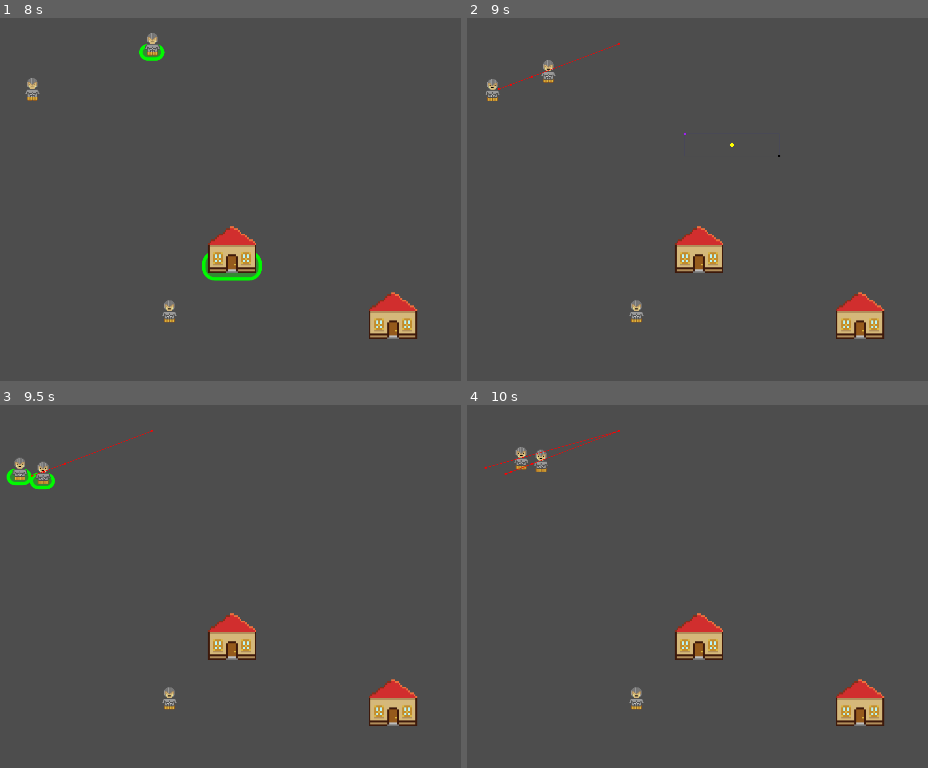
Above: before the commit, frames 1-4 (two rows, left to right).
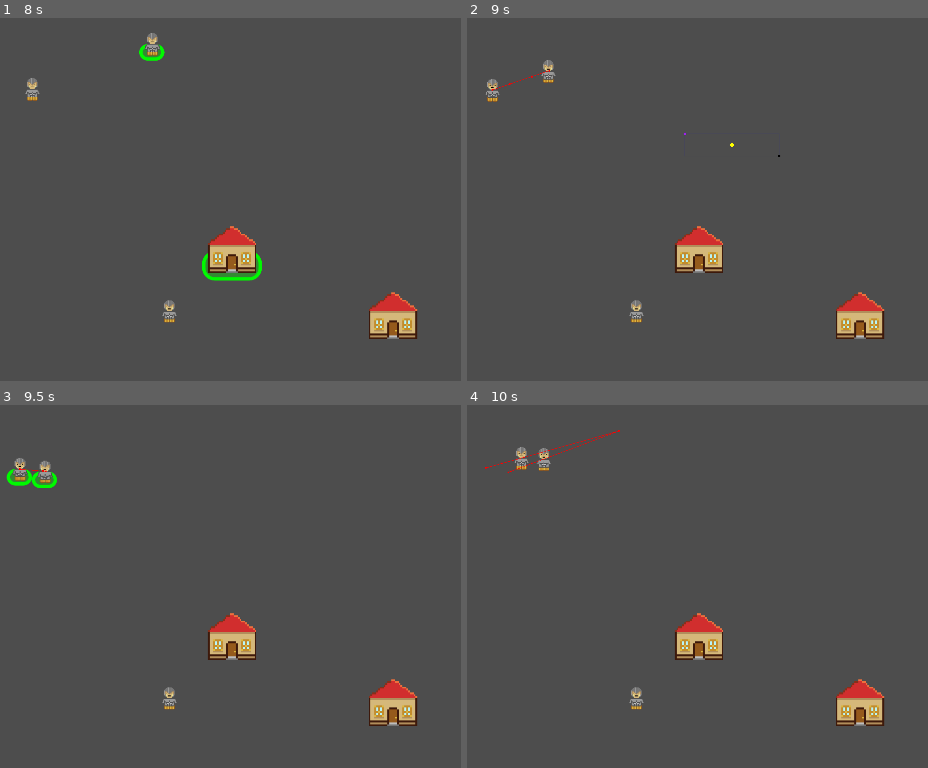
Above: after the commit, the same moments.

Repository: stranker/cardgame
Game: Godot game, scene res://Scenes/test_scene.tscn
Same seed, same stepped clock (60 frames per second), same inputs: the game is played once before the commit and once after it.
Inputs (mouse positions are in pixels of both pictures, inside the frame that each line leads up to):
- Up to frame 1 (8 s): tap Enter at 0.5, 4.25, 5.75 s; drag from (152, 312) to (391, 312) at 0.52 s; drag from (391, 312) to (170, 312) at 1.27 s; move the mouse to (170, 312) at 2.02 s; hold Right mouse button (right_click) 2.03-2.75 s; click (170, 312) at 2.17 s; tap Space at 2.75, 5, 7.25 s; drag from (271, 304) to (32, 86) at 2.77 s; drag from (32, 90) to (170, 312) at 3.52 s; drag from (313, 308) to (152, 43) at 4.27 s; move the mouse to (152, 43) at 5.02 s; hold Right mouse button (right_click) 5.03-5.75 s; click (152, 43) at 5.17 s; drag from (271, 304) to (152, 43) at 5.77 s; move the mouse to (230, 246) at 6.52 s; hold Right mouse button (right_click) 6.53-7.25 s; click (230, 246) at 6.67 s; drag from (230, 246) to (152, 43) at 7.27 s
- Up to frame 2 (9 s): move the mouse to (499, 86) at 8.02 s; hold Right mouse button (right_click) 8.03-8.75 s; click (499, 86) at 8.1 s; drag from (780, 155) to (494, 90) at 8.77 s
- Up to frame 3 (9.5 s): no input
- Up to frame 4 (10 s): move the mouse to (619, 430) at 9.52 s; hold Right mouse button (right_click) from 9.53 s (still down); click (619, 430) at 9.67 s

Frame 1 is identical in both runs. In frame 2, 0.1% of the frame differs, in the area x 4-34%, y 6-24%; in frame 3, 0.4%, in the area x 1-34%, y 6-24%; in frame 4, 0.3%.

Commit message:
Rework selection manager and unit navigation

Diff:
--- a/CardGame/Managers/selection_manager.gd
+++ b/CardGame/Managers/selection_manager.gd
@@ -58,9 +58,9 @@
 
 func _unhandled_input(event : InputEvent):
 	if interaction_state == InteractionState.CARD: return
-	if event.is_action_pressed("right_click"):
-		if event.is_pressed():
-			_process_selected_objects(event)
+	#if event.is_action_pressed("right_click"):
+		#if event.is_pressed():
+			#_process_selected_objects(event)
 	if event.is_action("left_click"):
 		if event.is_pressed():
 			_unselect_all()
@@ -173,3 +173,7 @@
 		if object.has_method("do_action"):
 			object.do_action(data, false)
 	pass
+
+func on_map_event(event : InputEventMouse):
+	_process_selected_objects(event)
+	pass
--- a/CardGame/Objects/Buildings/building.gd
+++ b/CardGame/Objects/Buildings/building.gd
@@ -2,5 +2,7 @@
 
 extends StaticBody2D
 
+@export var is_enemy : bool = false
+
 func do_action(data : SelectionManager.PointData, multiple_selection : bool):
 	pass
--- a/CardGame/Objects/Components/navigation_component.gd
+++ b/CardGame/Objects/Components/navigation_component.gd
@@ -6,6 +6,7 @@
 @onready var timer : Timer = $Timer
 @export var min_distance_to_stop : float = 200.0
 var speed : float = 0
+var target : Node2D
 
 signal velocity_computed(vel)
 
@@ -14,15 +15,30 @@
 	navigation_agent.max_speed = speed
 	pass
 
-func move_to_target(pos : Vector2):
+func target_object(obj : Node2D):
+	print_debug("target_object")
+	target = obj
+	timer.stop()
+	move_to_position(obj.global_position)
+	pass
+
+func force_move_to_position(pos : Vector2):
+	print_debug("force_move_to_position")
+	target = null
+	move_to_position(pos)
+	pass
+
+func move_to_position(pos : Vector2):
 	navigation_agent.target_position = pos
 	timer.stop()
-	#set_physics_process(true)
+	set_physics_process(true)
 	pass
 
 func _physics_process(delta):
 	if navigation_agent.is_navigation_finished():
 		return
+	if target:
+		move_to_position(target.global_position)
 	var next_path_position: Vector2 = navigation_agent.get_next_path_position()
 	var new_velocity: Vector2 = global_position.direction_to(next_path_position) * speed
 	if navigation_agent.avoidance_enabled:
@@ -35,7 +51,7 @@
 
 func _on_timer_timeout():
 	navigation_agent.target_position = get_parent().global_position
-	#set_physics_process(false)
+	set_physics_process(false)
 	pass # Replace with function body.
 
 func _on_navigation_agent_2d_velocity_computed(safe_velocity):
--- a/CardGame/Objects/Units/unit.gd
+++ b/CardGame/Objects/Units/unit.gd
@@ -3,18 +3,27 @@
 extends CharacterBody2D
 
 @onready var navigation : NavigationComponent = $NavigationComponent
+@export var is_enemy : bool = false
 
 func _ready():
 	navigation.init(200)
 	navigation.velocity_computed.connect(on_velocity_computed)
+	pass
 
 func do_action(data : SelectionManager.PointData, multiple_selection : bool):
-	#if data.object:
-	move_to_position(data.position)
+	print_debug("do_action", name)
+	if data.object:
+		target_object(data.object)
+	else:
+		move_to_position(data.position)
 	pass
 
 func move_to_position(pos : Vector2):
-	navigation.move_to_target(pos)
+	navigation.force_move_to_position(pos)
+	pass
+
+func target_object(obj : Node2D):
+	navigation.target_object(obj)
 	pass
 
 func on_velocity_computed(vel : Vector2):
--- a/CardGame/Scenes/Map.gd
+++ b/CardGame/Scenes/Map.gd
@@ -1,10 +1,18 @@
 extends NavigationRegion2D
+
+signal map_event(event)
 
 func _ready():
 	ConstructManager.construct_success.connect(_on_construct_success)
+	map_event.connect(SelectionManager.on_map_event)
 	pass # Replace with function body.
 
 func _on_construct_success(card : Card):
 	if card.card_data.card_type == ConstructManager.ConstructType.BUILDING:
 		bake_navigation_polygon()
 	pass
+
+func _input(event : InputEvent):
+	if event.is_action("right_click"):
+		if event.is_pressed():
+			map_event.emit(event)
